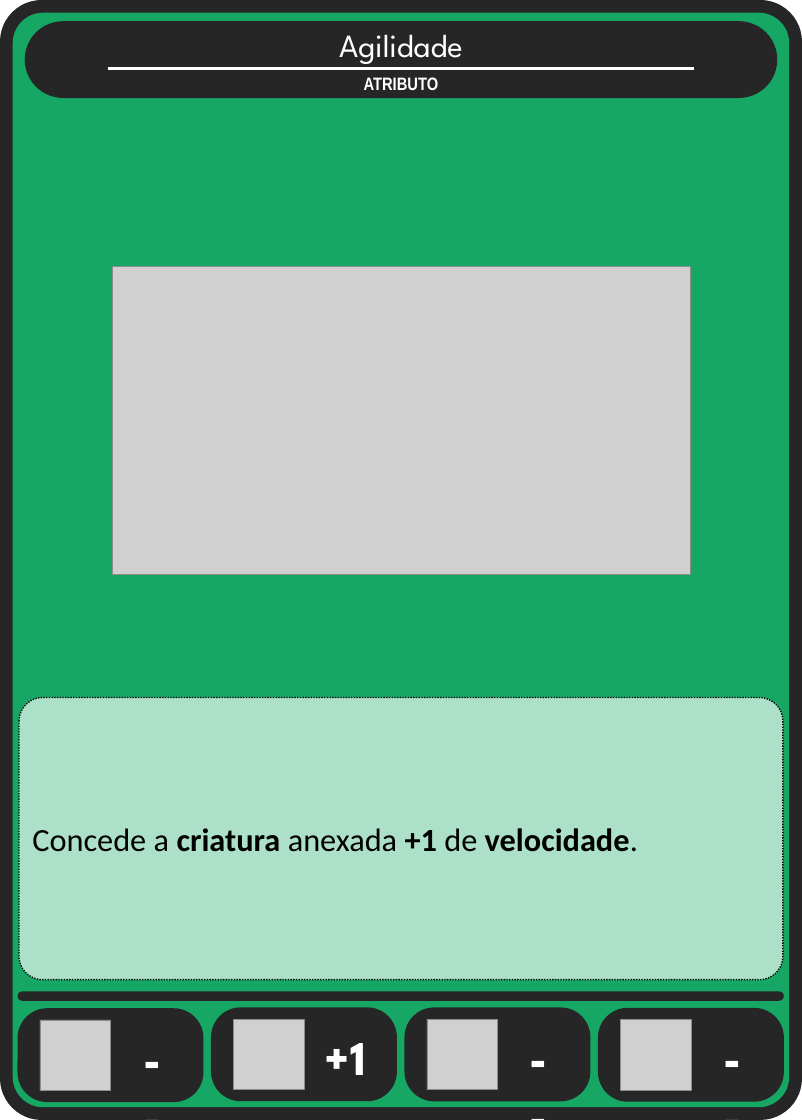
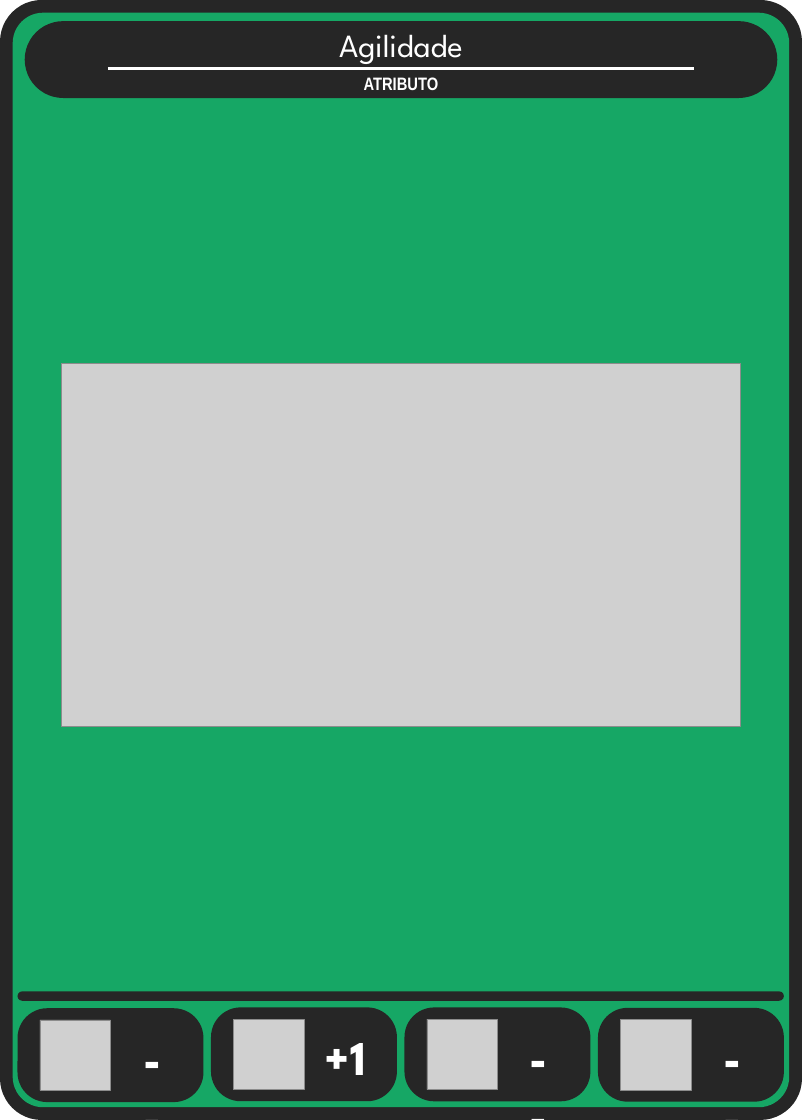
Before and after one commit to Aleyxom/Minimalist-Card-Game, a slide deck: slide 2 of slides tipos cartas/ATRIBUTOS.pptx. Drawn at 802x1120 pixels with LibreOffice and Linux fonts; fonts in the diff are those of the drawing; grey boxes stand for pictures. Boxes give left, top, right and bottom in pixels: in the first picture for what was removed or moved away, otherwise in the second. Text is boxed around its words. In the diff, an @@ line names an element or a change of style, - is before the commit and + after.

```diff
--- a/slides tipos cartas/ATRIBUTOS.pptx
+++ b/slides tipos cartas/ATRIBUTOS.pptx
@@ picture: place and size @@
-picture at [112,266,690,575]
+picture at [61,363,741,726]
@@ rounded rectangle removed at [19,698,783,980] @@
-Concede a criatura anexada +1 de velocidade.
```
Also in this commit, not shown: 3 other slides changed, 5 other files.
